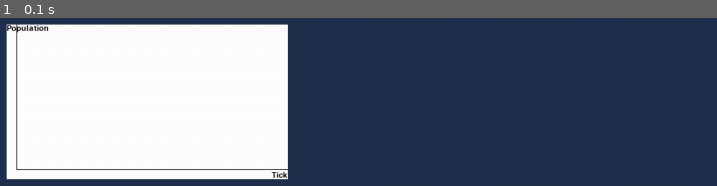
Above: before the commit, frame 1.
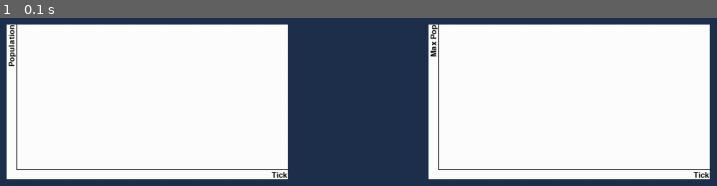
Above: after the commit, the same moment.

Repository: Quartef12345/Natural-Selection-Simulation
Game: pygame game, started from main.py
The game is run twice, just before and just after one commit, with the same random seed, the same clock (stepped at 60 frames per second) and the same inputs.
Inputs:
- Up to frame 1 (0.1 s): no input

The runs differ from the first frame. In frame 1, 37% of the frame differs, in the area x 0-100%, y 3-97%.

Commit message:
Comments and small changes

Diff:
--- a/bins.py
+++ b/bins.py
@@ -78,9 +78,9 @@
                 offspring_array = []
 
 
-                for i in range (self.fertility):
+                for i in range (self.fertility):    #for each offpsring
                     offspring_genes = []
-                    for u in range(len(self.genes)):
+                    for u in range(len(self.genes)):                    #add small mutation
                         if random.random() < state.MUTATION_CHANCE:
                             offspring_genes.append(self.genes[u] * random.uniform(state.MIN_MUTATION_VARIANCE, state.MAX_MUTATION_VARIANCE))
                         else:
@@ -102,7 +102,7 @@
             self.refractory_timer += state.dt
 
 
-    def digest(self):       #Funstion to detemrine the difesting energy of createures, the higher the metabolism he fatse rcretuers get usable energy, but the less efficient it is
+    def digest(self):       #Function to determine the digesting energy of createures, the higher the metabolism he faster creaturs get usable energy, but the less efficient it is
         if self.raw_energy > 0:
             tranforming_energy = self.metabolism * state.dt
             if tranforming_energy > self.raw_energy:   #Makes it so that raw energy can never go below zero
--- a/creatures.py
+++ b/creatures.py
@@ -52,21 +52,21 @@
     dead_bins_array = []
     for bin in bins_array:
         bin.age += state.dt
-        bin.digest()
 
 
+        bin.digest()
         bin.reproduce()
+        bin.move(bush_array)
 
 
-        bin.move(bush_array)
-
-        offspring_cost = 0
+        offspring_cost = 0  #calculates energy of pregnancy
         if bin.pregnant:
             offspring_cost = state.OFFSPRING_COST * bin.fertility
 
-        bin.energy -= ((bin.speed**2) + bin.metabolism/5 + bin.awareness/200 + offspring_cost) * state.dt
+        bin.energy -= ((bin.speed**2) + bin.metabolism/5 + bin.awareness/200 + offspring_cost) * state.dt        #total energy consumption
 
-        if bin.energy <= 0 or bin.age >= 500:
+        if bin.energy <= 0 or bin.age >= 500:#makes a list of dead bins
             dead_bins_array.append(bin)
+
     for bin in dead_bins_array:
-        bins_array.remove(bin)
+        bins_array.remove(bin)  #removes dead bins
--- a/graphs.py
+++ b/graphs.py
@@ -12,6 +12,8 @@
         self.y_name = y_name
         self.axis_offset = 14
 
+        self.active = False
+
 
     def draw(self):
         surface = self.surface
@@ -20,17 +22,25 @@
         y_name = self.y_name
         axis_offset = self.axis_offset
 
-        pygame.draw.rect(surface, "#FFFFFF", (position[0], position[1], position[2], position[3])) #Background
+        if self.active:
 
-        pygame.draw.line(surface, "#000000", (position[0] + axis_offset, position[1] + position[3] - axis_offset), (position[0] + position[2],  position[1] + position[3] - axis_offset)) # X Axis
-        pygame.draw.line(surface, "#000000", (position[0] + axis_offset, position[1]), (position[0] + axis_offset,  position[1] + position[3] - axis_offset)) # Y Axis
+            pygame.draw.rect(surface, "#FFFFFF", (position[0], position[1], position[2], position[3])) #Background
 
-        x_aixs_text = axis_font.render(f"{x_name}", True, "#000000")
-        x_axis_surface = x_aixs_text.get_rect()
-        x_axis_surface.bottomright = (position[0] + position[2], position[1] + position[3])
-        surface.blit(x_aixs_text, x_axis_surface)
+            pygame.draw.line(surface, "#000000", (position[0] + axis_offset, position[1] + position[3] - axis_offset), (position[0] + position[2],  position[1] + position[3] - axis_offset)) # X Axis
+            pygame.draw.line(surface, "#000000", (position[0] + axis_offset, position[1]), (position[0] + axis_offset,  position[1] + position[3] - axis_offset)) # Y Axis
 
-        y_aixs_text = axis_font.render(f"{y_name}", True, "#000000")
-        y_axis_surface = y_aixs_text.get_rect()
-        y_axis_surface.topleft = (position[0], position[1])
-        surface.blit(y_aixs_text, y_axis_surface)
+            x_aixs_text = axis_font.render(f"{x_name}", True, "#000000")
+            x_axis_surface = x_aixs_text.get_rect()
+            x_axis_surface.bottomright = (position[0] + position[2], position[1] + position[3])
+            surface.blit(x_aixs_text, x_axis_surface)
+
+            y_axis_text_horizontal = axis_font.render(f"{y_name}", True, "#000000")
+            y_axis_text = pygame.transform.rotate(y_axis_text_horizontal, 90)
+            y_axis_surface = y_axis_text.get_rect()
+            y_axis_surface.topleft = (position[0] + 2, position[1])
+            surface.blit(y_axis_text, y_axis_surface)
+
+    def show(self):
+        self.active = True
+    def hide(self):
+        self.active = False
--- a/main.py
+++ b/main.py
@@ -4,28 +4,6 @@
 import creatures
 import render
 import graphs
-
-
-#Creatures
-#	-Traits
-#		-Speed
-#			-How fast it moves
-#	-Stats
-#		-Energy
-#			-Uses energy to walk, more speed more energy
-#			-It collect fruits from the ground
-#		-Reproduceness
-#	-Die and be Born and Reproduce
-#		- Die if energy less than x
-#		- Reproduce if energy more than y for z seconds
-#	-Random chance of altering sligtly a value on birth (Mutations)
-
-#Enviroment
-#	-Resources - Food
-
-# Display
-#	-Graphs
-#	-Representation of Populataion
 
 pygame.init()
 screen = pygame.display.set_mode((state.x, state.y))
@@ -41,6 +19,11 @@
 last_dt = time.time()
 
 graph = graphs.Graph(screen, [200,200,400,220], "Tick", "Population")
+graph.show()
+
+graph2 = graphs.Graph(screen, [800,200, 400, 220], "Tick", "Max Pop")
+graph2.show()
+
 while running:
 
     state.dt = time.time() - last_dt
@@ -62,6 +45,7 @@
     #render.drawScreen(state.GRID_SIZE, screen)
     screen.fill("#1f304d")
     graph.draw()
+    graph2.draw()
 
     # flip() the display to put your work on screen
     pygame.display.flip()
--- a/render.py
+++ b/render.py
@@ -120,13 +120,8 @@
                 fertility_surface.center = (bin.position[0] + grid[0] + state.BIN_RADIUS * 15, bin.position[1] + grid[1] + state.BIN_RADIUS * 14)
                 surface.blit(fertility_text, fertility_surface)
             if state.RENDER_GENES:
-                # 1. Format ALL genes to at max 3 decimal places, removing trailing zeros if they are integers
                 clean_floats = [f"{gene:.3f}".rstrip('0').rstrip('.') if '.' in f"{gene:.3f}" else f"{gene:.3f}" for gene in bin.genes]
-
-                # 2. Join them with commas and wrap them in custom brackets so Python doesn't add quotes
                 genes_string = "[" + ", ".join(clean_floats) + "]"
-
-                # 3. Render the clean string
                 genes_text = grid_font.render(f"Genes: {genes_string} from {bin.name}", True, "#FFFFFF")
                 genes_surface = genes_text.get_rect()
                 genes_surface.topleft = (grid[0] + grid[2] + 5, state.GRID_Y + 20 + 10 * bins.index(bin))
@@ -139,12 +134,9 @@
         if state.RENDER_AVERAGE_GENES:
 
                 for i in range(len(average_genes)):
-                     average_genes[i] = average_genes[i] / len(bins)
+                    average_genes[i] = average_genes[i] / len(bins)
                 clean_floats = [f"{gene:.3f}".rstrip('0').rstrip('.') if '.' in f"{gene:.3f}" else f"{gene:.3f}" for gene in average_genes]
-
                 average_genes_string = "[" + ", ".join(clean_floats) + "]"
-
-                # 3. Render the clean string
                 average_genes_text = grid_font.render(f"Average Genes: {average_genes_string}", True, "#FFFFFF")
                 average_genes_surface = average_genes_text.get_rect()
                 average_genes_surface.topleft = (grid[0] + grid[2] + 5, state.GRID_Y + 20)
